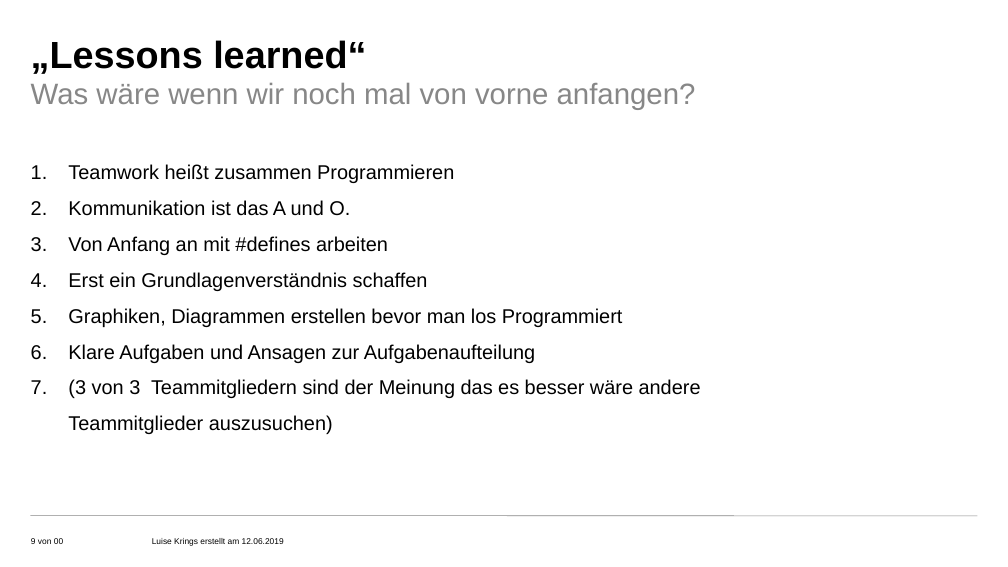
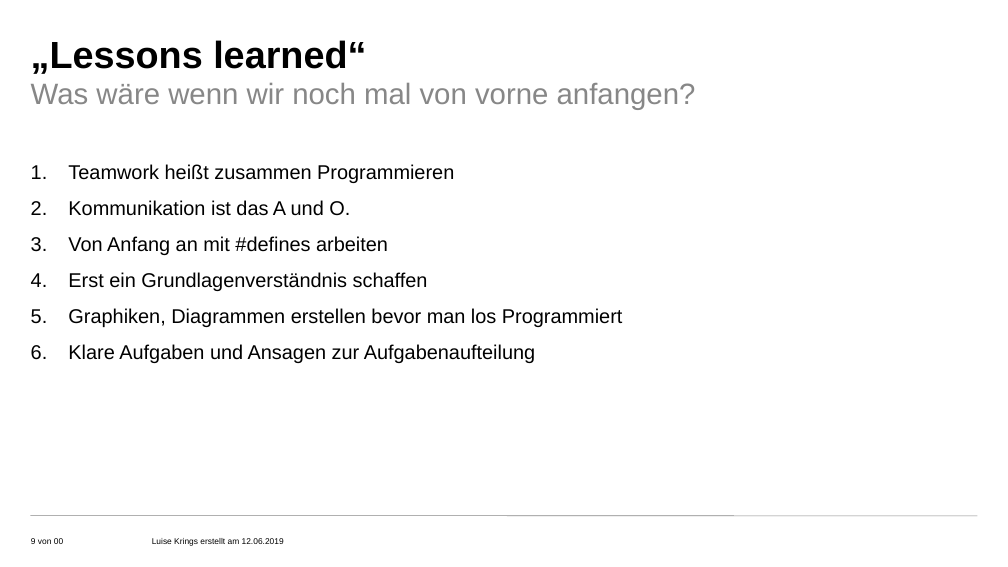
Before and after one commit to Jostqu/C-Webserver, a slide deck: slide 9 of PSE_Luise01.pptx. Drawn at 1008x567 pixels with LibreOffice and Linux fonts; fonts in the diff are those of the drawing; background and template pictures are left out. Boxes give left, top, right and bottom in pixels: in the first picture for what was removed or moved away, otherwise in the second. Text is boxed around its words. In the diff, an @@ line names an element or a change of style, - is before the commit and + after.

```diff
--- a/PSE_Luise01.pptx
+++ b/PSE_Luise01.pptx
@@ text at box(68, 379, 701, 434): paragraph removed @@
-7. (3 von 3 Teammitgliedern sind der Meinung das es besser wäre andere Teammitglieder auszusuchen)
```
Also in this commit, not shown: 5 other slides changed.
